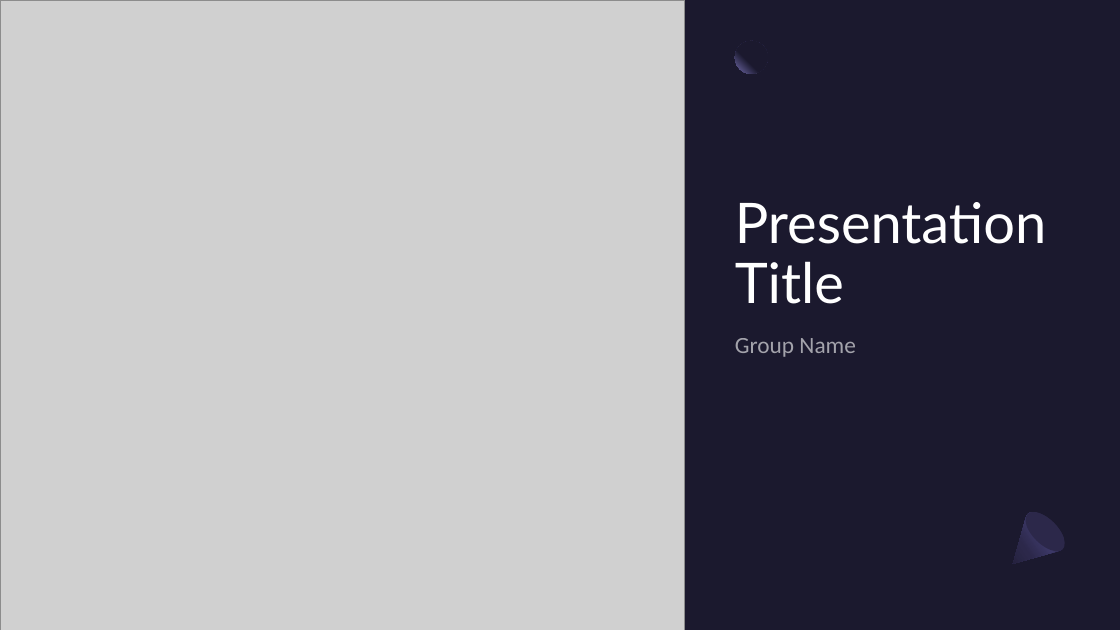
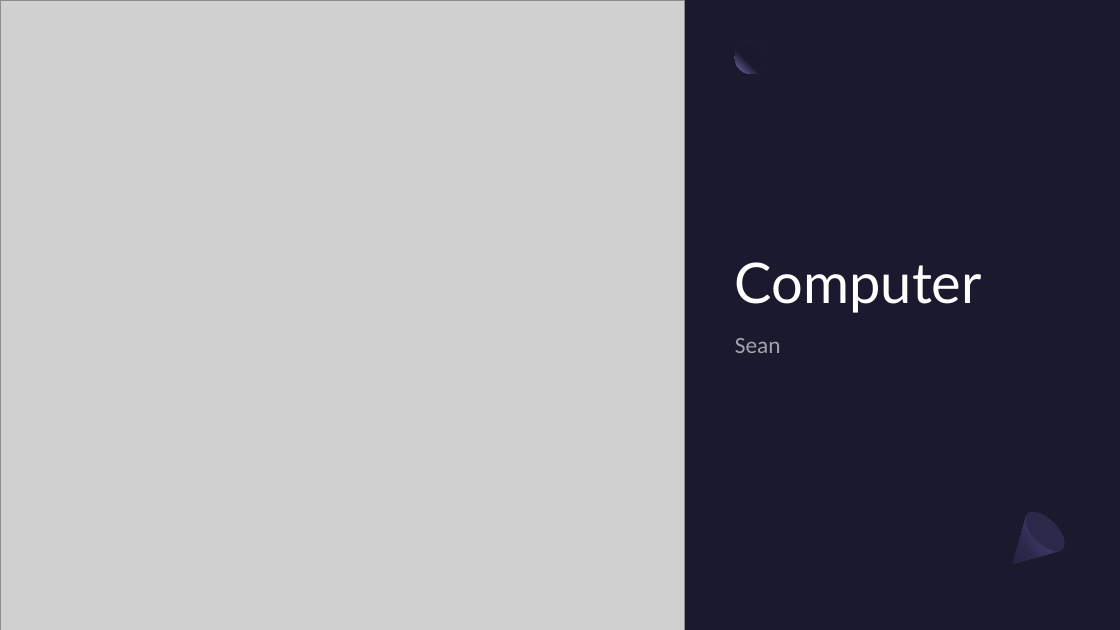
Before and after one commit to Digital-Tech-KKHS/10dtc-computer-hardware-insertgoodnametaghere, a slide deck: slide 1 of Presentation Template.pptx. Drawn at 1120x630 pixels with LibreOffice and Linux fonts; fonts in the diff are those of the drawing; grey boxes stand for pictures. Boxes give left, top, right and bottom in pixels: in the first picture for what was removed or moved away, otherwise in the second. Text is boxed around its words. In the diff, an @@ line names an element or a change of style, - is before the commit and + after.

```diff
--- a/Presentation Template.pptx
+++ b/Presentation Template.pptx
@@ title at box(735, 262, 982, 313): text changed @@
-Presentation Title
+Computer
@@ text at box(735, 338, 781, 353): text changed @@
-Group Name
+Sean
```
Also in this commit, not shown: 1 other slide changed, 2 other files.
